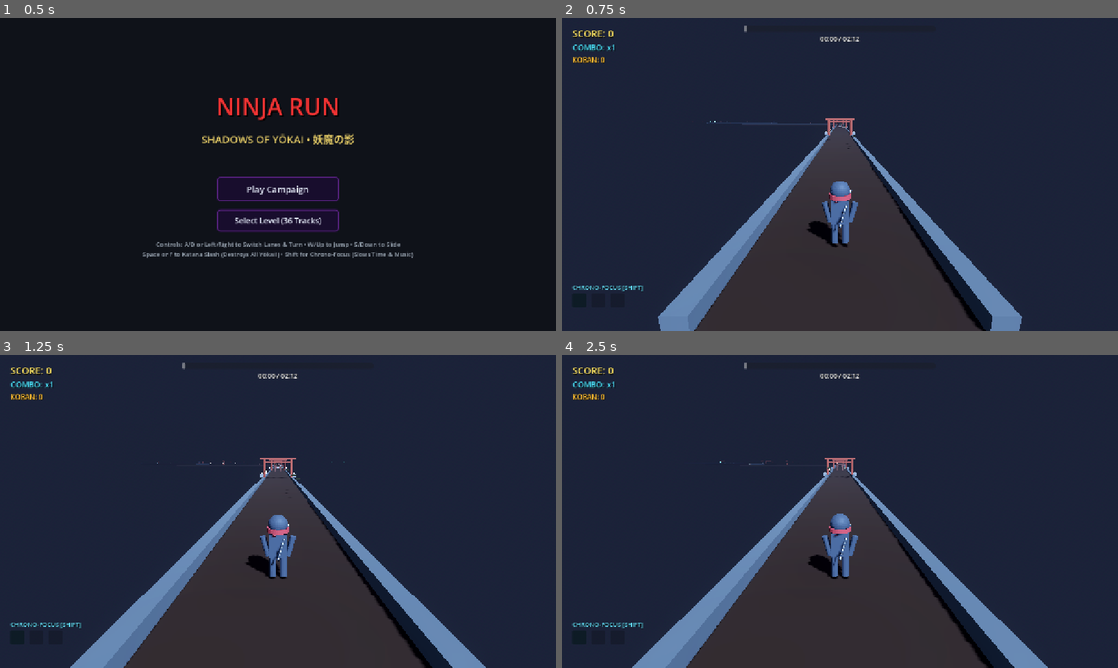
Above: before the commit, frames 1-4 (two rows, left to right).
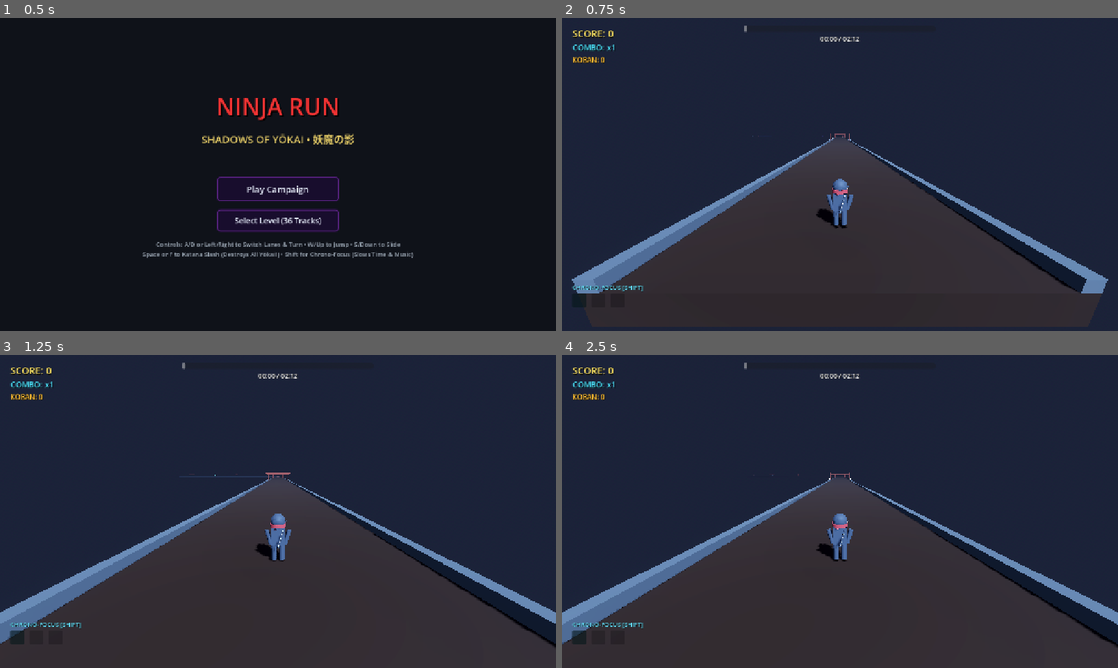
Above: after the commit, the same moments.

Repository: leouofa/ninja-run
Game: Godot game, scene res://scenes/MainMenu.tscn
Same seed, same stepped clock (60 frames per second), same inputs: the game is played once before the commit and once after it.
Inputs (mouse positions are in pixels of both pictures, inside the frame that each line leads up to):
- Up to frame 1 (0.5 s): no input
- Up to frame 2 (0.75 s): click "Play Campaign" at 0.5 s
- Up to frame 3 (1.25 s): no input
- Up to frame 4 (2.5 s): tap Enter at 1.25 s; move the mouse to (962, 495) at 1.27 s; hold D (move_right) 1.28-2 s; tap Space (slash) at 1.35 s; click (962, 495) at 1.42 s; tap W (jump) at 1.52 s; click "Replay Level" at 2 s

Frame 1 is identical in both runs. In frame 2, 15% of the frame differs, in the area x 1-99%, y 32-100%; in frame 3, 18%; in frame 4, 18%, in the area x 0-100%, y 32-100%.

Commit message:
Widen track to 2x, fix lane displacement kinematics, and constrain obstacles
- Double track width (12.4m), lane spacing (3.6m), and segment length (24m) in WaveformTrackGenerator for more pronounced lane switching.
- Fix player lateral movement in PlayerNinja by replacing the open-loop velocity decay with exact per-frame kinematic delta integration, ensuring the runner accurately reaches target lane centers (-3.6m, 0m, +3.6m) regardless of framerate.
- Constrain obstacle hitboxes to 2.4m in Obstacle to guarantee strict single-lane occupancy with a 1.8m safety clearance to adjacent lanes.
- Update generate_blender_assets.py and re-export 3D assets: scale barricades and high gates to fit single lanes, and expand Torii arches and goal shrines to span the widened 12.4m track.
- Increase Camera3D FOV to 85 degrees in GameWorld.tscn for improved wider track framing.
- Widen TurnZone detection volume to 14m to ensure reliable turn triggers across all lanes.
- Add automated verification tests in test_game.gd covering lane arrival precision, clearance bounds, and track geometry.

Diff:
--- a/scenes/GameWorld.tscn
+++ b/scenes/GameWorld.tscn
@@ -40,7 +40,7 @@
 [node name="Camera3D" type="Camera3D" parent="."]
 transform = Transform3D(1, 0, 0, 0, 0.965926, 0.258819, 0, -0.258819, 0.965926, 0, 3.5, 5.5)
 current = true
-fov = 68.0
+fov = 85.0
 
 [node name="MusicPlayer" type="AudioStreamPlayer" parent="."]
 bus = &"Music"
--- a/scripts/EnemyBase.gd
+++ b/scripts/EnemyBase.gd
@@ -12,7 +12,8 @@
 func _ready() -> void:
 	collision_layer = 2
 	collision_mask = 1
-	body_entered.connect(_on_body_entered)
+	if not body_entered.is_connected(_on_body_entered):
+		body_entered.connect(_on_body_entered)
 	_load_model()
 
 func _load_model() -> void:
--- a/scripts/Obstacle.gd
+++ b/scripts/Obstacle.gd
@@ -8,7 +8,8 @@
 func _ready() -> void:
 	collision_layer = 2
 	collision_mask = 1
-	body_entered.connect(_on_body_entered)
+	if not body_entered.is_connected(_on_body_entered):
+		body_entered.connect(_on_body_entered)
 	_setup()
 
 func _setup() -> void:
@@ -20,12 +21,13 @@
 			add_child(visual_mesh)
 
 	var col = CollisionShape3D.new()
+	col.name = "CollisionShape3D"
 	var box = BoxShape3D.new()
 	if obstacle_type == "barricade":
-		box.size = Vector3(1.8, 0.7, 0.8) # Low barricade
+		box.size = Vector3(2.4, 0.7, 0.8) # Low barricade spanning single lane (2.4m)
 		col.position = Vector3(0, 0.35, 0)
 	else:
-		box.size = Vector3(2.2, 0.9, 0.8) # High beam / gate
+		box.size = Vector3(2.4, 0.9, 0.8) # High beam / gate spanning single lane (2.4m)
 		col.position = Vector3(0, 1.45, 0)
 	col.shape = box
 	add_child(col)
--- a/scripts/PlayerNinja.gd
+++ b/scripts/PlayerNinja.gd
@@ -9,7 +9,7 @@
 signal slowdown_collected()
 signal turn_executed(direction: int)
 
-const LANE_WIDTH: float = 1.8
+const LANE_WIDTH: float = 3.6
 const BASE_FORWARD_SPEED: float = 18.0
 const JUMP_VELOCITY: float = 8.5
 const GRAVITY: float = 24.0
@@ -81,7 +81,7 @@
 func _setup_slash_fx() -> void:
 	slash_mesh = MeshInstance3D.new()
 	var quad = QuadMesh.new()
-	quad.size = Vector2(2.4, 1.2)
+	quad.size = Vector2(3.2, 1.3)
 	slash_mesh.mesh = quad
 	slash_mesh.position = Vector3(0, 1.0, -1.2)
 	slash_mesh.rotation_degrees = Vector3(-15, 0, 0)
@@ -261,19 +261,23 @@
 		if is_jumping:
 			is_jumping = false
 
-	# Lateral lane interpolation
-	var responsiveness = 16.0
+	# Lateral lane interpolation with exact kinematic delta integration
+	var prev_lane_x = lane_x
+	var responsiveness = 18.0
 	if Engine.time_scale < 0.9:
-		responsiveness = 26.0 # Snappy responsiveness during Chrono slow-mo!
-	lane_x = lerpf(lane_x, target_lane_x, responsiveness * delta)
+		responsiveness = 28.0 # Snappy responsiveness during Chrono slow-mo!
+	lane_x = lerpf(lane_x, target_lane_x, 1.0 - exp(-responsiveness * delta))
+	if absf(target_lane_x - lane_x) < 0.005:
+		lane_x = target_lane_x
+
+	var delta_lateral = lane_x - prev_lane_x
 
 	# Forward velocity along orientation
 	var forward = -transform.basis.z
 	var right = transform.basis.x
 
 	var forward_vel = forward * BASE_FORWARD_SPEED
-	var lateral_diff = (target_lane_x - lane_x)
-	var lateral_vel = right * (lateral_diff * 12.0)
+	var lateral_vel = right * (delta_lateral / delta) if delta > 0.00001 else Vector3.ZERO
 
 	velocity.x = forward_vel.x + lateral_vel.x
 	velocity.z = forward_vel.z + lateral_vel.z
@@ -281,7 +285,7 @@
 	move_and_slide()
 
 	# Visual tilt on lane switch
-	var target_tilt = clampf((target_lane_x - lane_x) * -0.25, -0.35, 0.35)
+	var target_tilt = clampf((target_lane_x - lane_x) * -0.2, -0.35, 0.35)
 	visual_root.rotation.z = lerpf(visual_root.rotation.z, target_tilt, 15.0 * delta)
 
 	# Pit fall check
--- a/scripts/TurnZone.gd
+++ b/scripts/TurnZone.gd
@@ -13,8 +13,10 @@
 func _ready() -> void:
 	collision_layer = 8
 	collision_mask = 1
-	body_entered.connect(_on_body_entered)
-	body_exited.connect(_on_body_exited)
+	if not body_entered.is_connected(_on_body_entered):
+		body_entered.connect(_on_body_entered)
+	if not body_exited.is_connected(_on_body_exited):
+		body_exited.connect(_on_body_exited)
 
 func setup_zone(incoming_dir: Vector3, junction_pos: Vector3, left: bool, right: bool) -> void:
 	allow_left = left
@@ -37,7 +39,7 @@
 	var col = CollisionShape3D.new()
 	var box = BoxShape3D.new()
 	var total_len = 16.0
-	box.size = Vector3(6.5, 4.0, total_len)
+	box.size = Vector3(14.0, 4.0, total_len)
 	col.shape = box
 
 	# Position the box so it covers 13m before junction and 3m past it
--- a/scripts/WaveformTrackGenerator.gd
+++ b/scripts/WaveformTrackGenerator.gd
@@ -5,9 +5,9 @@
 signal track_built(total_distance: float, segment_count: int)
 signal goal_reached()
 
-const SEGMENT_LENGTH: float = 12.0
-const LANE_WIDTH: float = 1.8
-const TRACK_WIDTH: float = 6.2
+const SEGMENT_LENGTH: float = 24.0
+const LANE_WIDTH: float = 3.6
+const TRACK_WIDTH: float = 12.4
 const CURB_WIDTH: float = 0.5
 const CURB_HEIGHT: float = 0.4
 const BASE_SPEED: float = 18.0
@@ -282,7 +282,7 @@
 	if rng.randf() < 0.6:
 		var coin_lane = lanes[rng.randi() % 3]
 		if not occupied_lanes.has(coin_lane):
-			for z_off in [-3.0, 0.0, 3.0]:
+			for z_off in [-5.0, 0.0, 5.0]:
 				var coin = Pickup.new()
 				coin.pickup_type = "koban"
 				coin.position = Vector3(coin_lane, 0.0, -SEGMENT_LENGTH * 0.5 + z_off)
--- a/tools/test_game.gd
+++ b/tools/test_game.gd
@@ -96,6 +96,68 @@
 		failed += 1
 	track_gen.queue_free()
 
+	# 6. Test Widened Track Dimensions & Obstacle Single-Track Containment
+	if WaveformTrackGenerator.TRACK_WIDTH == 12.4 and WaveformTrackGenerator.LANE_WIDTH == 3.6 and PlayerNinja.LANE_WIDTH == 3.6:
+		print("[PASS] Widened track constants verified: TRACK_WIDTH=12.4m, LANE_WIDTH=3.6m (2x widened).")
+		passed += 1
+	else:
+		print("[FAIL] Track constants mismatch.")
+		failed += 1
+
+	var single_lane_ok = true
+	for obs_type in ["barricade", "high_gate"]:
+		var obs = Obstacle.new()
+		obs.obstacle_type = obs_type
+		root.add_child(obs)
+		obs._ready()
+		var obs_col = obs.get_node_or_null("CollisionShape3D")
+		if obs_col and obs_col.shape is BoxShape3D:
+			var obs_w = obs_col.shape.size.x
+			# Ensure obstacle is sized 2.4m and strictly fits within single 3.6m lane with generous clearance
+			if obs_w <= 2.5 and obs_w >= 2.3:
+				var half_w = obs_w * 0.5
+				var clearance_to_adjacent_center = 3.6 - half_w
+				var clearance_to_adjacent_hitbox = clearance_to_adjacent_center - 0.6 # Ninja half-width is 0.6m
+				print("[PASS] Obstacle '%s' width is %.2fm. Clearance to adjacent runner hitbox is %.2fm (> 1.7m safe air)." % [obs_type, obs_w, clearance_to_adjacent_hitbox])
+			else:
+				print("[FAIL] Obstacle '%s' width %.2fm does not match expected single-lane width (2.4m)." % [obs_type, obs_w])
+				single_lane_ok = false
+		else:
+			print("[FAIL] Obstacle '%s' missing BoxShape3D collision." % obs_type)
+			single_lane_ok = false
+		obs.queue_free()
+
+	if single_lane_ok:
+		passed += 1
+	else:
+		failed += 1
+
+	# 7. Test Kinematic Lane Displacement Precision across Framerates
+	var lane_precision_ok = true
+	for fps in [30, 60, 120, 144]:
+		var dt = 1.0 / float(fps)
+		var test_lane_x = 0.0
+		var test_target_x = 3.6
+		var integrated_lateral = 0.0
+		for step in range(fps * 2): # 2 seconds of running
+			var prev_x = test_lane_x
+			test_lane_x = lerpf(test_lane_x, test_target_x, 1.0 - exp(-18.0 * dt))
+			if absf(test_target_x - test_lane_x) < 0.005:
+				test_lane_x = test_target_x
+			var delta_l = test_lane_x - prev_x
+			var vel_l = delta_l / dt
+			integrated_lateral += vel_l * dt
+		if absf(integrated_lateral - 3.6) < 0.01:
+			print("[PASS] Lane switch @ %d FPS accurately reached %.3fm (target 3.600m)." % [fps, integrated_lateral])
+		else:
+			print("[FAIL] Lane switch @ %d FPS only reached %.3fm (expected 3.600m)!" % [fps, integrated_lateral])
+			lane_precision_ok = false
+
+	if lane_precision_ok:
+		passed += 1
+	else:
+		failed += 1
+
 	# 7. Test QTE Turn Execution & Auto-Steering Arc
 	var ninja = PlayerNinja.new()
 	root.add_child(ninja)
Binary file changed: assets/models/enemy_lantern.glb
Binary file changed: assets/models/enemy_oni.glb
Binary file changed: assets/models/enemy_samurai.glb
Binary file changed: assets/models/enemy_skeleton.glb
Binary file changed: assets/models/enemy_spirit.glb
Binary file changed: assets/models/enemy_tengu.glb
Binary file changed: assets/models/enemy_witch.glb
Binary file changed: assets/models/env_goal_shrine.glb
Binary file changed: assets/models/env_shrine_arch.glb
Binary file changed: assets/models/ninja_player.glb
Binary file changed: assets/models/obstacle_barricade.glb
Binary file changed: assets/models/obstacle_high_gate.glb
(and 2 more such lines)
